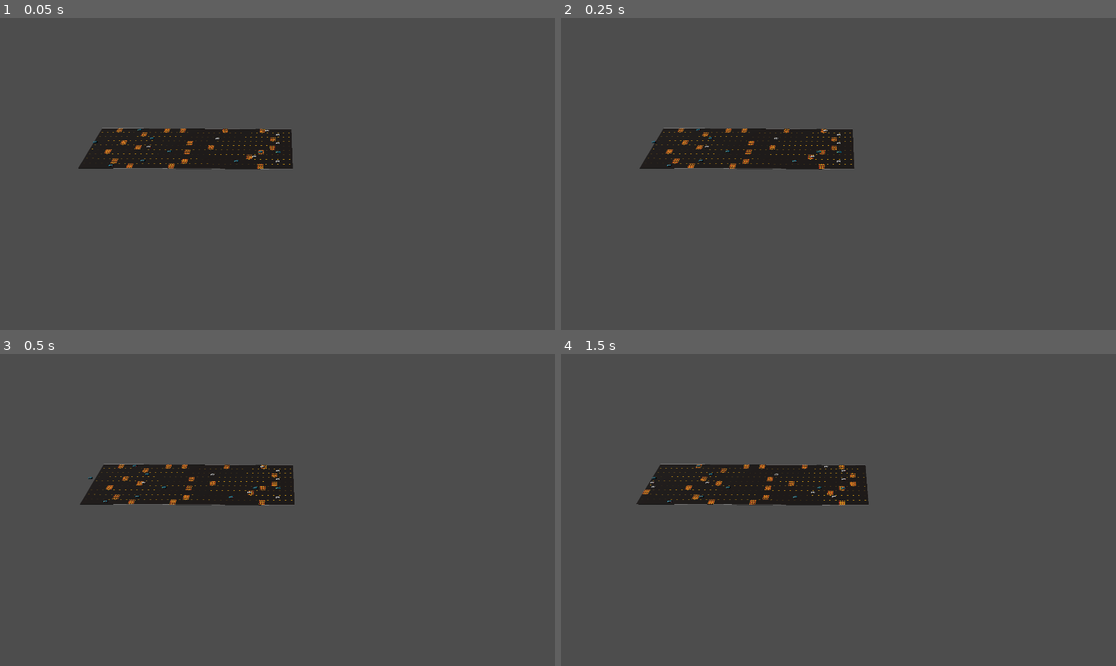
Above: before the commit, frames 1-4 (two rows, left to right).
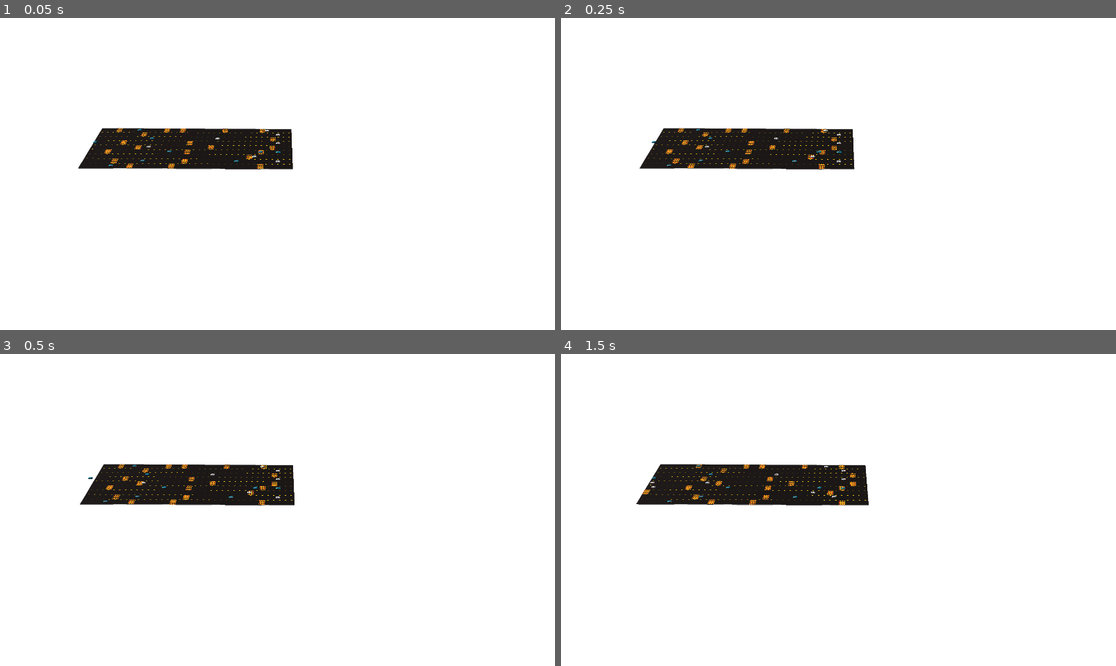
Above: after the commit, the same moments.

Repository: ethanbaedke/Race-Down-Roosevelt
Game: Godot game, scene res://race/race_debug.tscn
The game is run twice, just before and just after one commit, with the same random seed, the same clock (stepped at 60 frames per second) and the same inputs. This scene is started directly instead of the project's main scene.
Inputs (mouse positions are in pixels of both pictures, inside the frame that each line leads up to):
- Up to frame 1 (0.05 s): no input
- Up to frame 2 (0.25 s): no input
- Up to frame 3 (0.5 s): no input
- Up to frame 4 (1.5 s): tap Enter at 0.5 s; move the mouse to (960, 494) at 0.52 s; hold D 0.53-1.28 s; tap C at 0.6 s; click (960, 494) at 0.67 s; move the mouse to (727, 525) at 1.27 s; hold A from 1.28 s (still down); tap X at 1.35 s

The runs differ from the first frame. In frame 1, 96% of the frame differs, in the area x 0-100%, y 0-100%; in frame 2, 96%; in frame 3, 96%; in frame 4, 95%.

Commit message:
Increased quality of explosion effect.

Diff:
--- /dev/null
+++ b/race-down-roosevelt/particle_effect.gd
@@ -0,0 +1,8 @@
+class_name ParticleEffect extends Node3D
+
+@export var _gpu_particles:Array[GPUParticles3D] = []
+
+func play() -> void:
+
+	for particles:GPUParticles3D in _gpu_particles:
+		particles.emitting = true
--- a/race-down-roosevelt/race/race.tscn
+++ b/race-down-roosevelt/race/race.tscn
@@ -51,6 +51,9 @@
 [sub_resource type="BoxMesh" id="BoxMesh_g0dry"]
 size = Vector3(0.2, 0.2, 3)
 
+[sub_resource type="Environment" id="Environment_c8320"]
+glow_enabled = true
+
 [node name="Race" type="Node3D" unique_id=1363738947]
 script = ExtResource("1_6dlvr")
 traffic_vehicle_pool = SubResource("Resource_cyu3u")
@@ -500,3 +503,6 @@
 size_flags_stretch_ratio = 8.0
 theme_override_font_sizes/font_size = 64
 text = "Name"
+
+[node name="WorldEnvironment" type="WorldEnvironment" parent="." unique_id=504762943]
+environment = SubResource("Environment_c8320")
--- /dev/null
+++ b/race-down-roosevelt/vehicles/traffic_vehicles/explosion_effect.tscn
@@ -0,0 +1,134 @@
+[gd_scene format=3 uid="uid://gy7sowipcjkk"]
+
+[ext_resource type="Script" uid="uid://didtlpoapvc62" path="res://particle_effect.gd" id="1_e2dgq"]
+
+[sub_resource type="Curve" id="Curve_f5x0w"]
+_data = [Vector2(0, 1), 0.0, 0.0, 0, 0, Vector2(0.5, 1), 0.0, 0.0, 0, 0, Vector2(1, 0), 0.0, 0.0, 0, 0]
+point_count = 3
+metadata/_snap_enabled = true
+
+[sub_resource type="CurveTexture" id="CurveTexture_xdjk5"]
+curve = SubResource("Curve_f5x0w")
+
+[sub_resource type="ParticleProcessMaterial" id="ParticleProcessMaterial_mlu1s"]
+particle_flag_align_y = true
+direction = Vector3(0, 0, 1)
+spread = 180.0
+initial_velocity_min = 10.0
+initial_velocity_max = 12.0
+gravity = Vector3(0, -2, 0)
+scale_min = 0.5
+scale_curve = SubResource("CurveTexture_xdjk5")
+color = Color(0.98, 0.42466667, 0, 1)
+
+[sub_resource type="StandardMaterial3D" id="StandardMaterial3D_fwidq"]
+vertex_color_use_as_albedo = true
+emission_enabled = true
+emission = Color(0.98039216, 0.42352942, 0, 1)
+emission_energy_multiplier = 10.0
+
+[sub_resource type="CylinderMesh" id="CylinderMesh_uerkv"]
+material = SubResource("StandardMaterial3D_fwidq")
+top_radius = 0.1
+bottom_radius = 0.0
+height = 1.0
+
+[sub_resource type="Gradient" id="Gradient_e2dgq"]
+colors = PackedColorArray(1, 0.6666667, 0, 1, 1, 0, 0, 1)
+
+[sub_resource type="GradientTexture1D" id="GradientTexture1D_dx2pd"]
+gradient = SubResource("Gradient_e2dgq")
+
+[sub_resource type="Curve" id="Curve_3n43j"]
+_limits = [1.0, 10.0, 0.0, 1.0]
+_data = [Vector2(0, 10), 0.0, 0.0, 0, 0, Vector2(1, 1), 0.0, 0.0, 0, 0]
+point_count = 2
+
+[sub_resource type="CurveTexture" id="CurveTexture_mx1ho"]
+curve = SubResource("Curve_3n43j")
+
+[sub_resource type="Curve" id="Curve_e2dgq"]
+_data = [Vector2(0, 0), 0.0, 0.0, 0, 0, Vector2(0.27222222, 1), 0.0, 0.0, 0, 0, Vector2(1, 0), 0.0, 0.0, 0, 0]
+point_count = 3
+
+[sub_resource type="CurveTexture" id="CurveTexture_dx2pd"]
+curve = SubResource("Curve_e2dgq")
+
+[sub_resource type="ParticleProcessMaterial" id="ParticleProcessMaterial_e2dgq"]
+emission_shape = 1
+emission_sphere_radius = 1.0
+direction = Vector3(0, -1, 0)
+spread = 90.0
+initial_velocity_min = 2.0
+initial_velocity_max = 4.0
+gravity = Vector3(0, 5, 0)
+scale_min = 0.5
+scale_max = 1.5
+scale_curve = SubResource("CurveTexture_dx2pd")
+color_ramp = SubResource("GradientTexture1D_dx2pd")
+emission_curve = SubResource("CurveTexture_mx1ho")
+
+[sub_resource type="StandardMaterial3D" id="StandardMaterial3D_e2dgq"]
+vertex_color_use_as_albedo = true
+
+[sub_resource type="SphereMesh" id="SphereMesh_e2dgq"]
+material = SubResource("StandardMaterial3D_e2dgq")
+radial_segments = 8
+rings = 4
+
+[sub_resource type="Curve" id="Curve_dx2pd"]
+_data = [Vector2(0, 0), 0.0, 0.0, 0, 0, Vector2(0.27222222, 1), 0.0, 0.0, 0, 0, Vector2(1, 0), 0.0, 0.0, 0, 0]
+point_count = 3
+
+[sub_resource type="CurveTexture" id="CurveTexture_3n43j"]
+curve = SubResource("Curve_dx2pd")
+
+[sub_resource type="ParticleProcessMaterial" id="ParticleProcessMaterial_mx1ho"]
+emission_shape = 1
+emission_sphere_radius = 1.0
+direction = Vector3(0, -1, 0)
+initial_velocity_min = 1.0
+initial_velocity_max = 2.0
+gravity = Vector3(0, 5, 0)
+scale_min = 0.5
+scale_curve = SubResource("CurveTexture_3n43j")
+color = Color(0.25, 0.25, 0.25, 1)
+
+[node name="ExplosionEffect" type="Node3D" unique_id=1325316322 node_paths=PackedStringArray("_gpu_particles")]
+script = ExtResource("1_e2dgq")
+_gpu_particles = [NodePath("FlyingParticles"), NodePath("Fire"), NodePath("Smoke")]
+
+[node name="FlyingParticles" type="GPUParticles3D" parent="." unique_id=2029290469]
+transform = Transform3D(1, 0, 0, 0, 1, 0, 0, 0, 1, 0, 0.5, 0)
+emitting = false
+amount = 32
+lifetime = 0.5
+one_shot = true
+explosiveness = 1.0
+fixed_fps = 60
+local_coords = true
+process_material = SubResource("ParticleProcessMaterial_mlu1s")
+draw_pass_1 = SubResource("CylinderMesh_uerkv")
+
+[node name="Fire" type="GPUParticles3D" parent="." unique_id=1045812646]
+transform = Transform3D(1, 0, 0, 0, 1, 0, 0, 0, 1, 0, 0.5, 0)
+emitting = false
+amount = 16
+one_shot = true
+explosiveness = 1.0
+fixed_fps = 60
+local_coords = true
+process_material = SubResource("ParticleProcessMaterial_e2dgq")
+draw_pass_1 = SubResource("SphereMesh_e2dgq")
+
+[node name="Smoke" type="GPUParticles3D" parent="." unique_id=238358481]
+transform = Transform3D(1, 0, 0, 0, 1, 0, 0, 0, 1, 0, 0.5, 0)
+emitting = false
+amount = 16
+lifetime = 2.0
+one_shot = true
+explosiveness = 1.0
+fixed_fps = 60
+local_coords = true
+process_material = SubResource("ParticleProcessMaterial_mx1ho")
+draw_pass_1 = SubResource("SphereMesh_e2dgq")
--- a/race-down-roosevelt/vehicles/traffic_vehicles/explosion_particles.tscn
+++ /dev/null
@@ -1,42 +0,0 @@
-[gd_scene format=3 uid="uid://de81jjuripues"]
-
-[sub_resource type="Curve" id="Curve_f5x0w"]
-_data = [Vector2(0, 1), 0.0, 0.0, 0, 0, Vector2(0.5, 1), 0.0, 0.0, 0, 0, Vector2(1, 0), 0.0, 0.0, 0, 0]
-point_count = 3
-metadata/_snap_enabled = true
-
-[sub_resource type="CurveTexture" id="CurveTexture_xdjk5"]
-curve = SubResource("Curve_f5x0w")
-
-[sub_resource type="ParticleProcessMaterial" id="ParticleProcessMaterial_mlu1s"]
-particle_flag_align_y = true
-direction = Vector3(0, 0, 1)
-spread = 180.0
-initial_velocity_min = 10.0
-initial_velocity_max = 12.0
-gravity = Vector3(0, -2, 0)
-scale_min = 0.5
-scale_curve = SubResource("CurveTexture_xdjk5")
-color = Color(0.98, 0.42466667, 0, 0.7490196)
-
-[sub_resource type="StandardMaterial3D" id="StandardMaterial3D_fwidq"]
-transparency = 1
-vertex_color_use_as_albedo = true
-
-[sub_resource type="CylinderMesh" id="CylinderMesh_uerkv"]
-material = SubResource("StandardMaterial3D_fwidq")
-top_radius = 0.1
-bottom_radius = 0.0
-height = 1.0
-
-[node name="ExplosionParticles" type="GPUParticles3D" unique_id=2029290469]
-transform = Transform3D(1, 0, 0, 0, 1, 0, 0, 0, 1, 0, 0.5, 0)
-emitting = false
-amount = 16
-lifetime = 0.5
-one_shot = true
-explosiveness = 1.0
-fixed_fps = 60
-local_coords = true
-process_material = SubResource("ParticleProcessMaterial_mlu1s")
-draw_pass_1 = SubResource("CylinderMesh_uerkv")
--- a/race-down-roosevelt/vehicles/traffic_vehicles/honda_civic_traffic.tscn
+++ b/race-down-roosevelt/vehicles/traffic_vehicles/honda_civic_traffic.tscn
@@ -2,7 +2,7 @@
 
 [ext_resource type="Script" uid="uid://bqi1740ikajnm" path="res://vehicles/traffic_vehicles/traffic_vehicle.gd" id="1_by02n"]
 [ext_resource type="PackedScene" uid="uid://uvhx5awql1e8" path="res://vehicles/honda_civic.glb" id="2_ugfde"]
-[ext_resource type="PackedScene" uid="uid://de81jjuripues" path="res://vehicles/traffic_vehicles/explosion_particles.tscn" id="3_mlu1s"]
+[ext_resource type="PackedScene" uid="uid://gy7sowipcjkk" path="res://vehicles/traffic_vehicles/explosion_effect.tscn" id="3_mlu1s"]
 
 [sub_resource type="BoxShape3D" id="BoxShape3D_by02n"]
 size = Vector3(0.89019775, 0.63409424, 2.3129516)
@@ -18,7 +18,7 @@
 [node name="CollisionShape3D" type="CollisionShape3D" parent="Area3D" unique_id=223287468]
 shape = SubResource("BoxShape3D_by02n")
 
-[node name="ExplosionParticles" parent="." unique_id=2029290469 instance=ExtResource("3_mlu1s")]
-
 [node name="HondaCivicModel" parent="." unique_id=114766186 instance=ExtResource("2_ugfde")]
 transform = Transform3D(-2.1855694e-08, 0, 0.5, 0, 0.5, 0, -0.5, 0, -2.1855694e-08, -0.4615922, 0, 1.1404314)
+
+[node name="ExplosionEffect" parent="." unique_id=1325316322 instance=ExtResource("3_mlu1s")]
--- a/race-down-roosevelt/vehicles/traffic_vehicles/subaru_forester_traffic.tscn
+++ b/race-down-roosevelt/vehicles/traffic_vehicles/subaru_forester_traffic.tscn
@@ -2,7 +2,7 @@
 
 [ext_resource type="Script" uid="uid://bqi1740ikajnm" path="res://vehicles/traffic_vehicles/traffic_vehicle.gd" id="1_ia38m"]
 [ext_resource type="PackedScene" uid="uid://40efplcfedui" path="res://vehicles/subaru_forester.glb" id="2_oduem"]
-[ext_resource type="PackedScene" uid="uid://de81jjuripues" path="res://vehicles/traffic_vehicles/explosion_particles.tscn" id="3_ccmxo"]
+[ext_resource type="PackedScene" uid="uid://gy7sowipcjkk" path="res://vehicles/traffic_vehicles/explosion_effect.tscn" id="3_ccmxo"]
 
 [sub_resource type="BoxShape3D" id="BoxShape3D_ia38m"]
 size = Vector3(0.91748047, 0.6846924, 2.3123658)
@@ -18,7 +18,7 @@
 [node name="CollisionShape3D" type="CollisionShape3D" parent="Area3D" unique_id=962662507]
 shape = SubResource("BoxShape3D_ia38m")
 
-[node name="ExplosionParticles" parent="." unique_id=2029290469 instance=ExtResource("3_ccmxo")]
-
 [node name="SubaruForesterModel" parent="." unique_id=1946182605 instance=ExtResource("2_oduem")]
 transform = Transform3D(-2.1855694e-08, 0, 0.5, 0, 0.5, 0, -0.5, 0, -2.1855694e-08, -0.46786118, 0, 1.1404314)
+
+[node name="ExplosionEffect" parent="." unique_id=1325316322 instance=ExtResource("3_ccmxo")]
--- a/race-down-roosevelt/vehicles/traffic_vehicles/traffic_vehicle.gd
+++ b/race-down-roosevelt/vehicles/traffic_vehicles/traffic_vehicle.gd
@@ -6,14 +6,14 @@
 
 @onready var _collision_area:Area3D = $Area3D
 @onready var _collision_shape:CollisionShape3D = $Area3D/CollisionShape3D
-@onready var _explosion_particles:GPUParticles3D = $ExplosionParticles
+@onready var _explosion_effect:ParticleEffect = $ExplosionEffect
 
 # The actual speed used. This allows it to be modified without changing the original speed variable.
 var _speed:float = speed
 
 func explode() -> void:
 
-	_explosion_particles.emitting = true
+	_explosion_effect.play()
 
 	# We don't destroy this object since the race will recycle it.
 	disable_vehicle()
Not shown, added: race-down-roosevelt/particle_effect.gd.uid
Not shown: 1 places in race-down-roosevelt/race/race.tscn that only renumber resources
